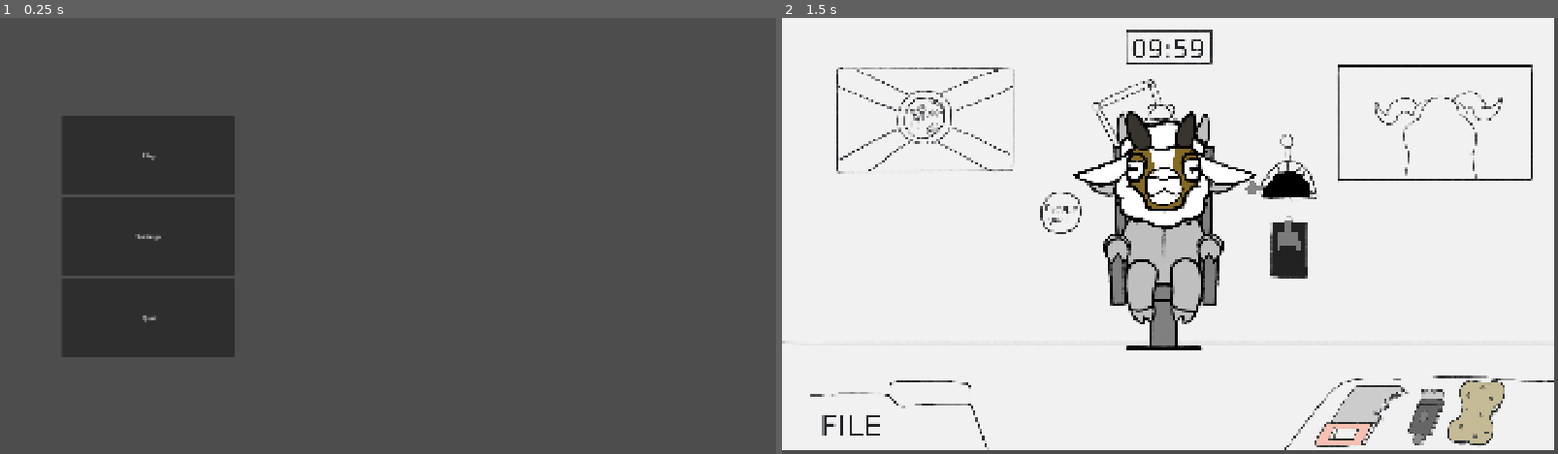
Above: before the commit, frames 1-2 (left to right).
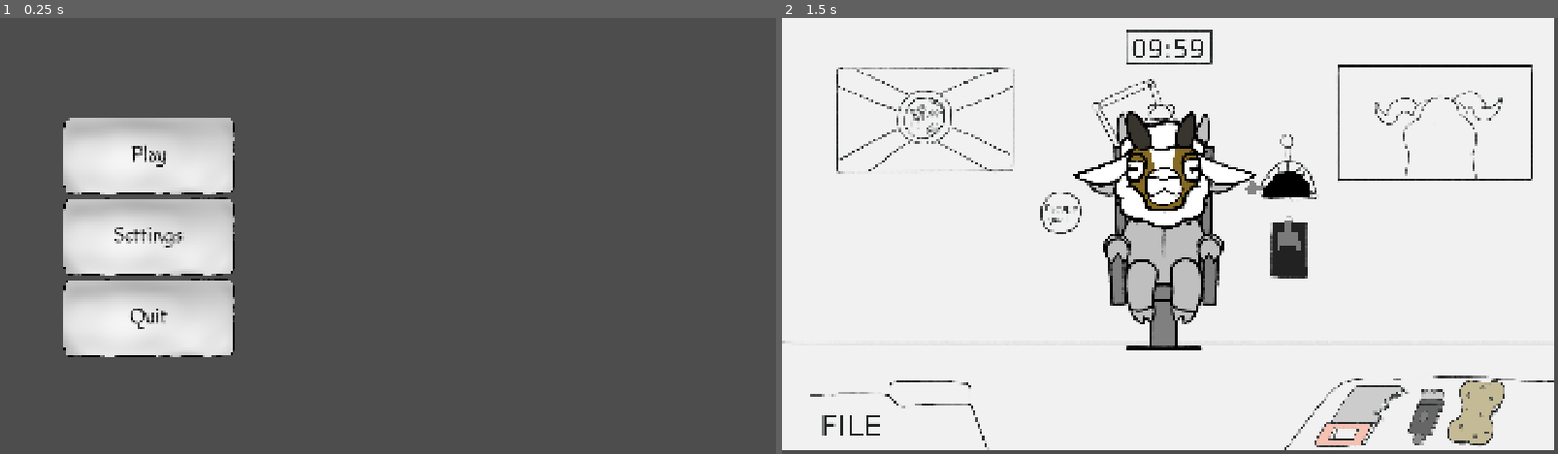
Above: after the commit, the same moments.

Repository: Benjamin-Fever/PB-And-Jam-2025
Game: Godot game, scene res://main_game/game_manager.tscn
The game is run twice, just before and just after one commit, with the same random seed, the same clock (stepped at 60 frames per second) and the same inputs.
Inputs (mouse positions are in pixels of both pictures, inside the frame that each line leads up to):
- Up to frame 1 (0.25 s): no input
- Up to frame 2 (1.5 s): click "Play" at 0.5 s; tap Enter at 1.25 s; move the mouse to (1340, 214) at 1.27 s; press the mouse at (1340, 214) at 1.28 s

The runs differ from the first frame. In frame 1, 12% of the frame differs, in the area x 8-31%, y 22-78%; in frame 2, nothing differs.

Commit message:
Test button and font

Diff:
--- a/menus/settings/video.gd
+++ b/menus/settings/video.gd
@@ -5,7 +5,7 @@
 @export var resolutions: Array[Vector2i] = [Vector2i(854, 480), Vector2i(1280, 720), Vector2i(1920, 1080), Vector2i(2560, 1440), Vector2i(3840, 2160)]
 
 @onready var resolution_option: OptionButton = $VBoxContainer/Resolution/ResolutionOption
-@onready var fullscreen: Setting = $VBoxContainer/Fullscreen
+@onready var window_mode: Setting = $VBoxContainer/WindowMode
 @onready var h_separator1: HSeparator = $VBoxContainer/HSeparator1
 @onready var resolution: Setting = $VBoxContainer/Resolution
 @onready var h_separator_2: HSeparator = $VBoxContainer/HSeparator2
@@ -13,7 +13,7 @@
 
 func _ready() -> void:
 	if get_window().is_embedded() || Engine.is_embedded_in_editor():
-		fullscreen.visible = false
+		window_mode.visible = false
 		h_separator1.visible = false
 		resolution.visible = false
 		h_separator_2.visible = false
--- a/menus/settings/video.tscn
+++ b/menus/settings/video.tscn
@@ -17,11 +17,11 @@
 size_flags_horizontal = 3
 size_flags_vertical = 3
 
-[node name="Fullscreen" parent="VBoxContainer" instance=ExtResource("1_twyt4")]
+[node name="WindowMode" parent="VBoxContainer" instance=ExtResource("1_twyt4")]
 layout_mode = 2
-title = "Fullscreen"
+title = "Window Mode"
 
-[node name="FullscreenOption" type="OptionButton" parent="VBoxContainer/Fullscreen"]
+[node name="FullscreenOption" type="OptionButton" parent="VBoxContainer/WindowMode"]
 layout_mode = 2
 size_flags_horizontal = 6
 item_count = 5
@@ -68,6 +68,6 @@
 popup/item_3/text = "Mailbox"
 popup/item_3/id = 3
 
-[connection signal="item_selected" from="VBoxContainer/Fullscreen/FullscreenOption" to="." method="_on_fullscreen_option_item_selected"]
+[connection signal="item_selected" from="VBoxContainer/WindowMode/FullscreenOption" to="." method="_on_fullscreen_option_item_selected"]
 [connection signal="item_selected" from="VBoxContainer/Resolution/ResolutionOption" to="." method="_on_resolution_option_item_selected"]
 [connection signal="item_selected" from="VBoxContainer/Vsync/OptionButton" to="." method="_on_option_button_item_selected"]
--- a/menus/theme.tres
+++ b/menus/theme.tres
@@ -1,3 +1,29 @@
-[gd_resource type="Theme" format=3 uid="uid://dxc28yv08vb7w"]
+[gd_resource type="Theme" load_steps=6 format=3 uid="uid://dxc28yv08vb7w"]
+
+[ext_resource type="Texture2D" uid="uid://dl4gekqxh3msi" path="res://menus/Button.png" id="1_yrtyg"]
+
+[sub_resource type="StyleBoxEmpty" id="StyleBoxEmpty_yrtyg"]
+
+[sub_resource type="StyleBoxTexture" id="StyleBoxTexture_8bp6l"]
+texture = ExtResource("1_yrtyg")
+modulate_color = Color(0.936702, 0.936702, 0.936702, 1)
+
+[sub_resource type="StyleBoxTexture" id="StyleBoxTexture_yrtyg"]
+texture = ExtResource("1_yrtyg")
+
+[sub_resource type="StyleBoxTexture" id="StyleBoxTexture_fters"]
+texture = ExtResource("1_yrtyg")
+modulate_color = Color(0.706303, 0.706303, 0.706303, 1)
 
 [resource]
+Button/colors/font_color = Color(0, 0, 0, 1)
+Button/colors/font_focus_color = Color(0, 0, 0, 1)
+Button/colors/font_hover_color = Color(0, 0, 0, 1)
+Button/colors/font_hover_pressed_color = Color(0, 0, 0, 1)
+Button/colors/font_outline_color = Color(1, 1, 1, 1)
+Button/colors/font_pressed_color = Color(0, 0, 0, 1)
+Button/font_sizes/font_size = 52
+Button/styles/focus = SubResource("StyleBoxEmpty_yrtyg")
+Button/styles/hover = SubResource("StyleBoxTexture_8bp6l")
+Button/styles/normal = SubResource("StyleBoxTexture_yrtyg")
+Button/styles/pressed = SubResource("StyleBoxTexture_fters")
--- a/project.godot
+++ b/project.godot
@@ -27,6 +27,11 @@
 window/stretch/mode="canvas_items"
 window/stretch/aspect="expand"
 
+[gui]
+
+theme/custom="uid://dxc28yv08vb7w"
+theme/custom_font="uid://b8lgvcyl3q6q1"
+
 [input]
 
 mouse_click={
Binary file added: menus/Button.png
Not shown, added: menus/Button.png.import
Binary file added: menus/Macondo-Regular.ttf
Not shown, added: menus/Macondo-Regular.ttf.import
Not shown, added: menus/OFL.txt
